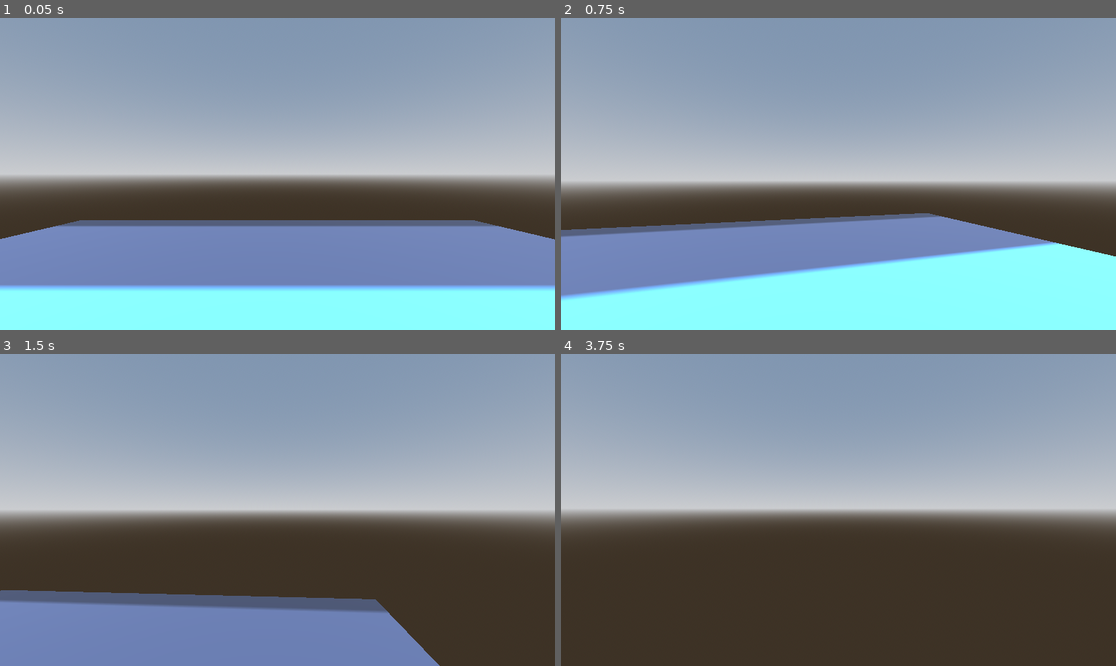
Above: before the commit, frames 1-4 (two rows, left to right).
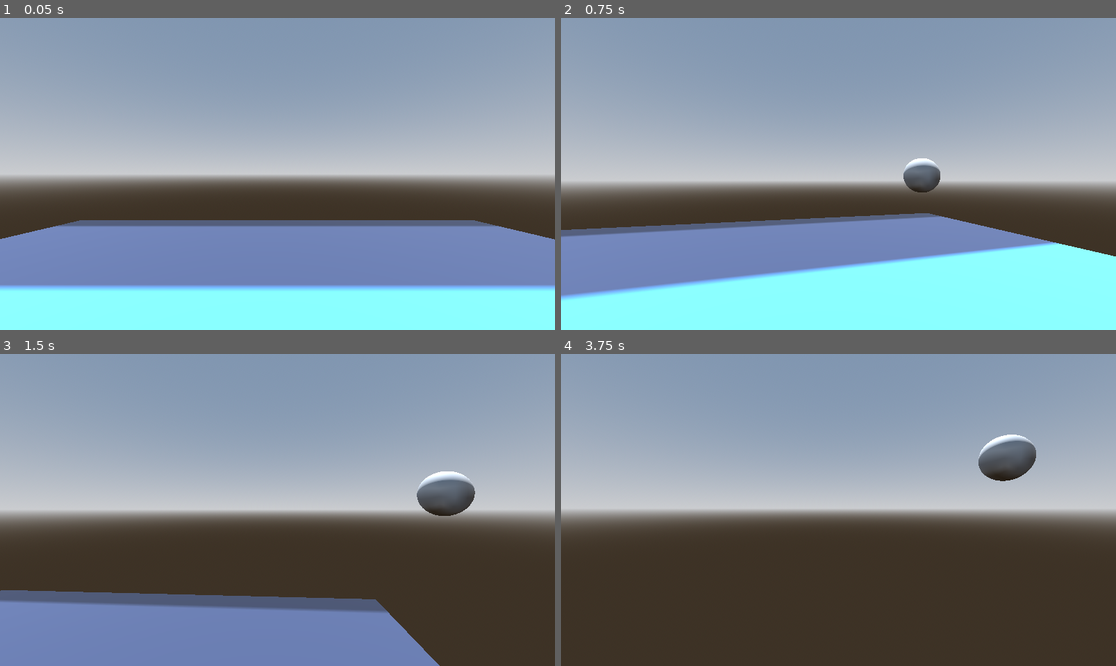
Above: after the commit, the same moments.

Repository: Username4D/snowo.io
Game: Godot game, scene res://scenes/movement_test_scene.tscn
Same seed, same stepped clock (60 frames per second), same inputs: the game is played once before the commit and once after it. The project has no main scene, so this scene is started directly. The engine's default icon, where the game draws it, is replaced by a stand-in: a white triangle on a blue panel in a dark square.
Inputs (mouse positions are in pixels of both pictures, inside the frame that each line leads up to):
- Up to frame 1 (0.05 s): no input
- Up to frame 2 (0.75 s): tap Enter at 0.5 s; move the mouse to (960, 158) at 0.52 s; hold Right (ui_right) from 0.53 s (still down); click (960, 158) at 0.6 s
- Up to frame 3 (1.5 s): tap Space (jump) at 0.77 s; move the mouse to (249, 510) at 1.27 s; release Right (ui_right) at 1.28 s; hold Up (ui_up) from 1.28 s (still down); click (249, 510) at 1.35 s
- Up to frame 4 (3.75 s): keep holding Up (ui_up); tap Space (jump) at 1.52, 2.75, 3.02 s; move the mouse to (849, 503) at 2.02 s; click (849, 503) at 2.1 s; move the mouse to (832, 516) at 2.77 s; click (832, 516) at 2.85 s; tap Enter at 3.5 s; move the mouse to (877, 513) at 3.52 s; click (877, 513) at 3.6 s

Frame 1 is identical in both runs. In frame 2, 0.6% of the frame differs, in the area x 15-92%, y 44-74%; in frame 3, 1.1%; in frame 4, 1.2%, in the area x 75-86%, y 25-41%.

Commit message:
added throwing snowballs

Diff:
--- a/project.godot
+++ b/project.godot
@@ -57,6 +57,11 @@
 "events": [Object(InputEventKey,"resource_local_to_scene":false,"resource_name":"","device":-1,"window_id":0,"alt_press …(191 unchanged characters)…
 ]
 }
+shoot={
+"deadzone": 0.2,
+"events": [Object(InputEventMouseButton,"resource_local_to_scene":false,"resource_name":"","device":-1,"window_id":0,"alt_pressed":false,"shift_pressed":false,"ctrl_pressed":false,"meta_pressed":false,"button_mask":1,"position":Vector2(191, 9),"global_position":Vector2(200, 57),"factor":1.0,"button_index":1,"canceled":false,"pressed":true,"double_click":false,"script":null)
+]
+}
 
 [rendering]
 
--- a/scenes/movement_test_scene.tscn
+++ b/scenes/movement_test_scene.tscn
@@ -21,8 +21,8 @@
 [sub_resource type="BoxMesh" id="BoxMesh_o55m5"]
 size = Vector3(10, 1, 10)
 
-[sub_resource type="ConcavePolygonShape3D" id="ConcavePolygonShape3D_bivqf"]
-data = PackedVector3Array(-5, 0.5, 5, 5, 0.5, 5, -5, -0.5, 5, 5, 0.5, 5, 5, -0.5, 5, -5, -0.5, 5, 5, 0.5, -5, -5, 0.5, -5, 5, -0.5, -5, -5, 0.5, -5, -5, -0.5, -5, 5, -0.5, -5, 5, 0.5, 5, 5, 0.5, -5, 5, -0.5, 5, 5, 0.5, -5, 5, -0.5, -5, 5, -0.5, 5, -5, 0.5, -5, -5, 0.5, 5, -5, -0.5, -5, -5, 0.5, 5, -5, -0.5, 5, -5, -0.5, -5, 5, 0.5, 5, -5, 0.5, 5, 5, 0.5, -5, -5, 0.5, 5, -5, 0.5, -5, 5, 0.5, -5, -5, -0.5, 5, 5, -0.5, 5, -5, -0.5, -5, 5, -0.5, 5, 5, -0.5, -5, -5, -0.5, -5)
+[sub_resource type="BoxShape3D" id="BoxShape3D_bivqf"]
+size = Vector3(10, 1, 10)
 
 [node name="Node3D" type="Node3D"]
 
@@ -34,13 +34,15 @@
 shadow_enabled = true
 
 [node name="StaticBody3D" type="StaticBody3D" parent="."]
+collision_layer = 3
+collision_mask = 3
 
 [node name="MeshInstance3D" type="MeshInstance3D" parent="StaticBody3D"]
 material_override = SubResource("StandardMaterial3D_su8me")
 mesh = SubResource("BoxMesh_o55m5")
 
 [node name="CollisionShape3D" type="CollisionShape3D" parent="StaticBody3D"]
-shape = SubResource("ConcavePolygonShape3D_bivqf")
+shape = SubResource("BoxShape3D_bivqf")
 
 [node name="player" parent="." instance=ExtResource("2_wdo1p")]
 transform = Transform3D(1, 0, 0, 0, 1, 0, 0, 0, 1, 0.010348141, 1.6913233, 0.21228147)
--- a/scenes/player.tscn
+++ b/scenes/player.tscn
@@ -16,3 +16,9 @@
 shape = SubResource("CapsuleShape3D_3vyb7")
 
 [node name="Camera3D" type="Camera3D" parent="."]
+
+[node name="snowball_start" type="Marker3D" parent="Camera3D"]
+transform = Transform3D(1, 0, 0, 0, 1, 0, 0, 0, 1, 0.7478837, 0, -1.1812935)
+
+[node name="snowball_back" type="Marker3D" parent="Camera3D"]
+transform = Transform3D(1, 0, 0, 0, 1, 0, 0, 0, 1, 0.6777977, 0, -0.5535405)
--- /dev/null
+++ b/scenes/snowball_bullet.tscn
@@ -0,0 +1,30 @@
+[gd_scene load_steps=4 format=3 uid="uid://hqly2vakjnjh"]
+
+[ext_resource type="Script" uid="uid://bg0rn8xt856ra" path="res://scripts/snowball_bullet.gd" id="1_onowa"]
+
+[sub_resource type="SphereMesh" id="SphereMesh_arbyk"]
+radius = 0.1
+height = 0.2
+
+[sub_resource type="SphereShape3D" id="SphereShape3D_onowa"]
+radius = 0.1
+
+[node name="snowball_bullet" type="RigidBody3D"]
+process_mode = 4
+collision_layer = 2
+collision_mask = 2
+continuous_cd = true
+contact_monitor = true
+max_contacts_reported = 3
+script = ExtResource("1_onowa")
+
+[node name="MeshInstance3D" type="MeshInstance3D" parent="."]
+mesh = SubResource("SphereMesh_arbyk")
+
+[node name="CollisionShape3D" type="CollisionShape3D" parent="."]
+shape = SubResource("SphereShape3D_onowa")
+
+[node name="RayCast3D" type="RayCast3D" parent="."]
+target_position = Vector3(0, -0.13, 0)
+
+[connection signal="body_entered" from="." to="." method="_on_body_entered"]
--- a/scripts/player.gd
+++ b/scripts/player.gd
@@ -2,6 +2,10 @@
 
 var sensitivity = 0.001
 var speed = 4
+
+var can_shoot = true
+
+var snowball = preload("res://scenes/snowball_bullet.tscn")
 
 func _input(event: InputEvent) -> void:
 	if event is InputEventMouseMotion:
@@ -12,6 +16,11 @@
 	if Input.is_action_just_pressed("jump") and is_on_floor():
 		self.velocity.y = 5
 
+	if Input.is_action_just_pressed("shoot") and can_shoot:
+		can_shoot = false
+		start_shot()
+
+
 func _physics_process(delta: float) -> void:
 	var direction = Input.get_vector("ui_left", "ui_right", "ui_up", "ui_down")
 	velocity = Vector3(direction.x * speed, velocity.y, direction.y * speed).rotated(Vector3(0,1,0), self.rotation.y)
@@ -19,3 +28,19 @@
 	velocity.y -= 0.15
 
 	move_and_slide()
+
+func start_shot():
+	var bullet = snowball.instantiate()
+	bullet.transform = $Camera3D/snowball_start.global_transform
+	self.get_parent().add_child(bullet)
+
+	var drag = 0.1
+	while not Input.is_action_just_released("shoot"):
+		drag = move_toward(drag, 1, 0.01)
+		bullet.global_position = $Camera3D/snowball_start.global_position - ease(drag, 3) * ($Camera3D/snowball_start.global_position - $Camera3D/snowball_back.global_position)
+		await get_tree().process_frame
+	bullet.process_mode = Node.PROCESS_MODE_ALWAYS
+	await get_tree().physics_frame
+	bullet.apply_central_impulse(ease(drag, 3) * ($Camera3D/snowball_start.global_position - $Camera3D/snowball_back.global_position) * 15)
+	await get_tree().create_timer(.05)
+	can_shoot = true
--- /dev/null
+++ b/scripts/snowball_bullet.gd
@@ -0,0 +1,7 @@
+extends RigidBody3D
+
+
+func _on_body_entered(body: Node) -> void:
+	self.linear_velocity = Vector3.ZERO
+	self.angular_velocity = Vector3.ZERO
+	self.process_mode = Node.PROCESS_MODE_DISABLED
Not shown, added: scripts/snowball_bullet.gd.uid
